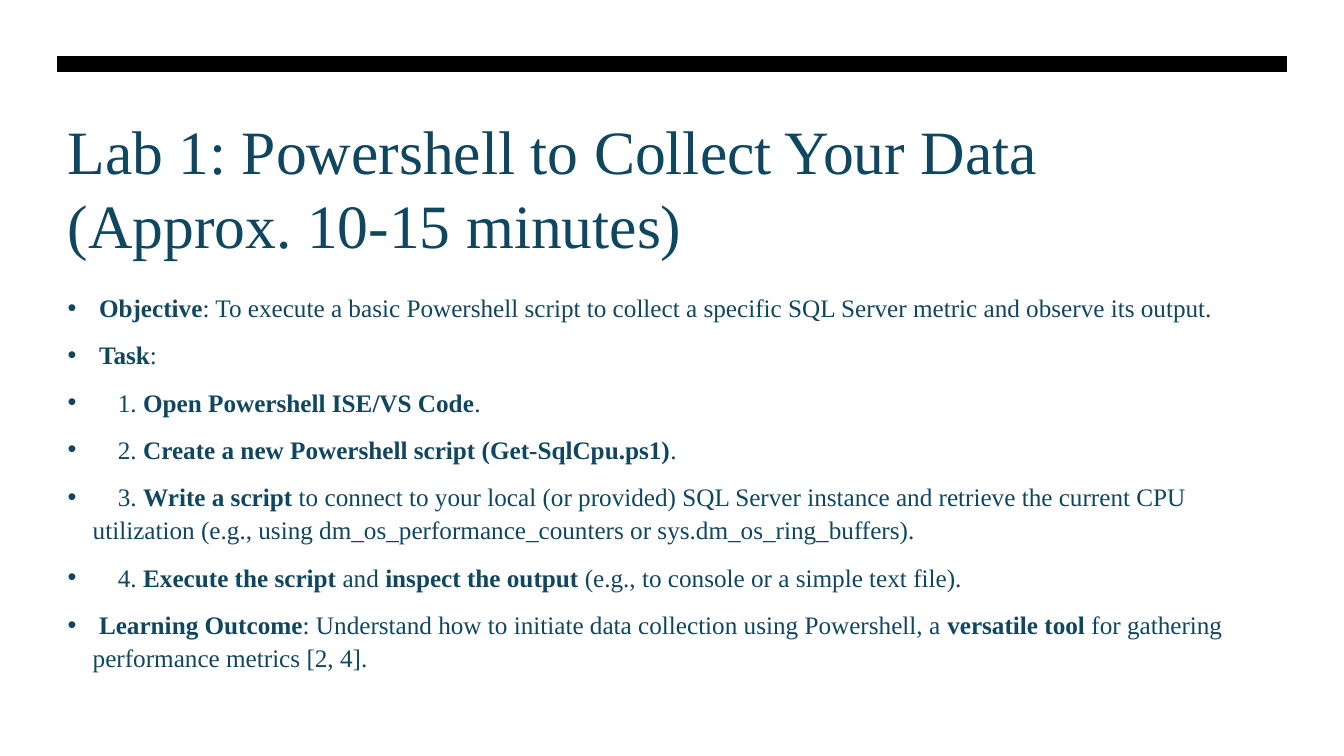
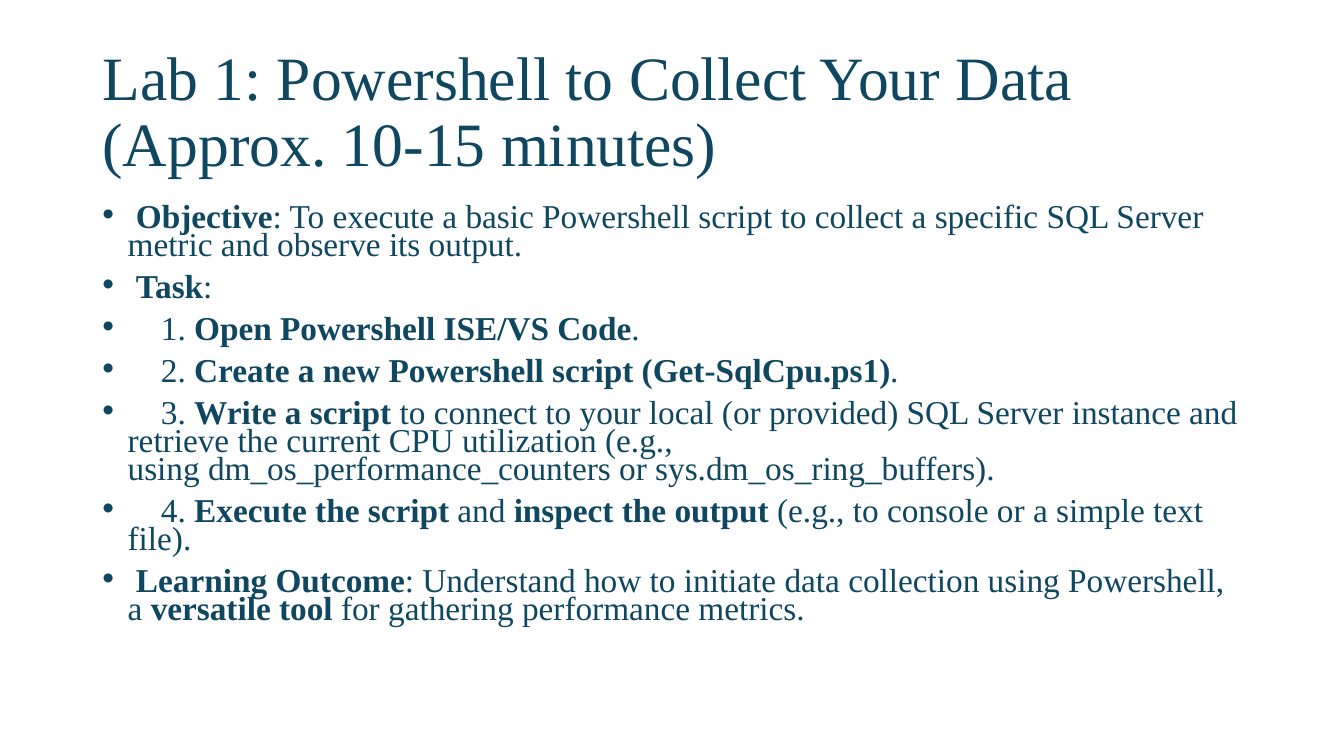
Before and after one commit to David-Seis/Presentations, a slide deck: slide 6 of Sessions/Build a Custom Monitoring Solution for your SQL Server Environment/2025-07-19 - SQLSATSF/Custom monitoring solution.pptx (slide 18 before the commit). Drawn at 1344x756 pixels with LibreOffice and Linux fonts; fonts in the diff are those of the drawing. Boxes give left, top, right and bottom in pixels: in the first picture for what was removed or moved away, otherwise in the second. Text is boxed around its words. In the diff, an @@ line names an element or a change of style, - is before the commit and + after.

Commit message:
Update presentation files for SQL Server sessions with new content

```diff
--- a/Sessions/Build a Custom Monitoring Solution for your SQL Server Environment/2025-07-19 - SQLSATSF/Custom monitoring solution.pptx
+++ b/Sessions/Build a Custom Monitoring Solution for your SQL Server Environment/2025-07-19 - SQLSATSF/Custom monitoring solution.pptx
@@ freeform shape removed at (57,56,1288,73) @@
@@ title "Lab 1: Powershell to Collect ...": place and size @@
-title "Lab 1: Powershell to Collect ..." at (68,131,1037,260)
+title "Lab 1: Powershell to Collect ..." at (102,57,1072,178)
@@ title "Lab 1: Powershell to Collect ..." at (102,57,1072,178): line spacing 1 to 0.9; vertical alignment top to middle @@
@@ text "Objective: To execute a basic ...": place and size @@
-text "Objective: To execute a basic ..." at (93,299,1222,673)
+text "Objective: To execute a basic ..." at (128,204,1237,627)
@@ text at (128,204,1237,557): size 18 to 23.8 pt in "Objective: To execute a basic Powershell script ...", "Task:", "1. Open Powershell ISE/VS Code.", "2. Create a new Powershell script (Get-SqlCpu.ps1)." and 2 more places; line spacing 1.1 to 0.7 @@
@@ text at (128,569,1224,627): text changed; size 18 to 23.8 pt @@
-• Learning Outcome: Understand how to initiate data collection using Powershell, a versatile tool for gathering performance metrics [2, 4].
+• Learning Outcome: Understand how to initiate data collection using Powershell, a versatile tool for gathering performance metrics.
```
Also in this commit, not shown: 18 other slides changed, 1 slide added, 1 slide removed, 2 other files.
